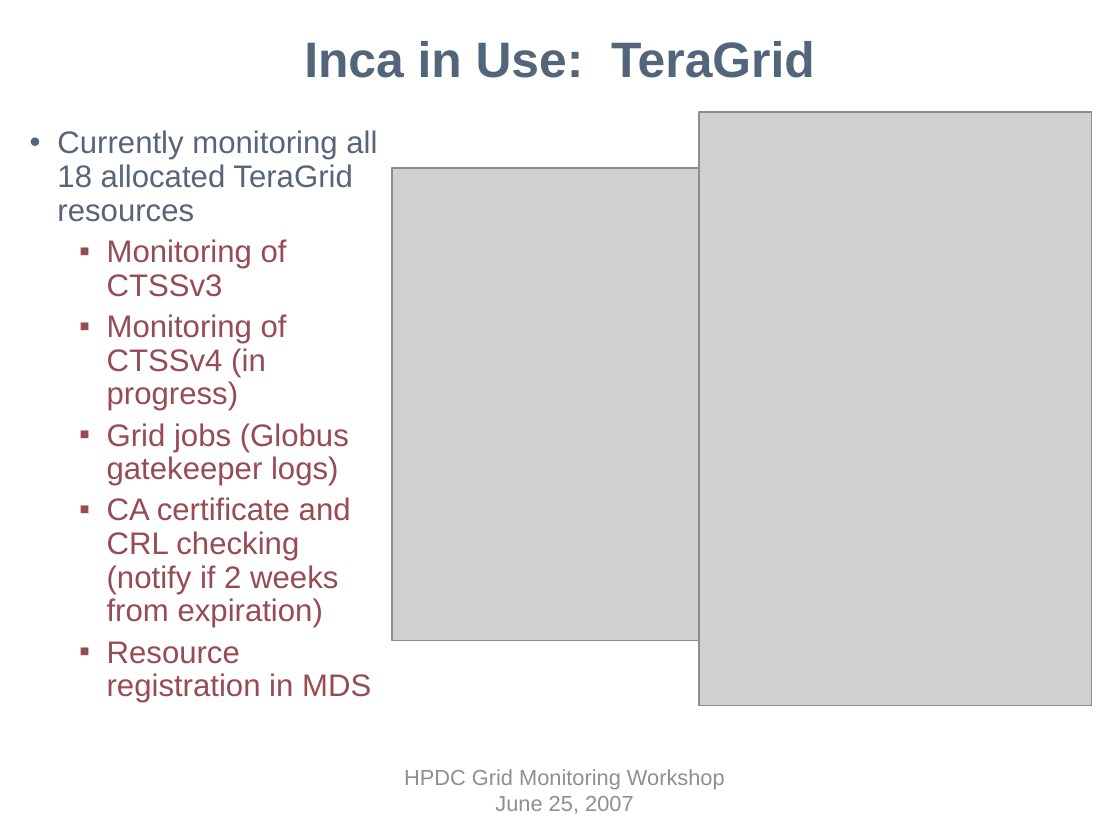
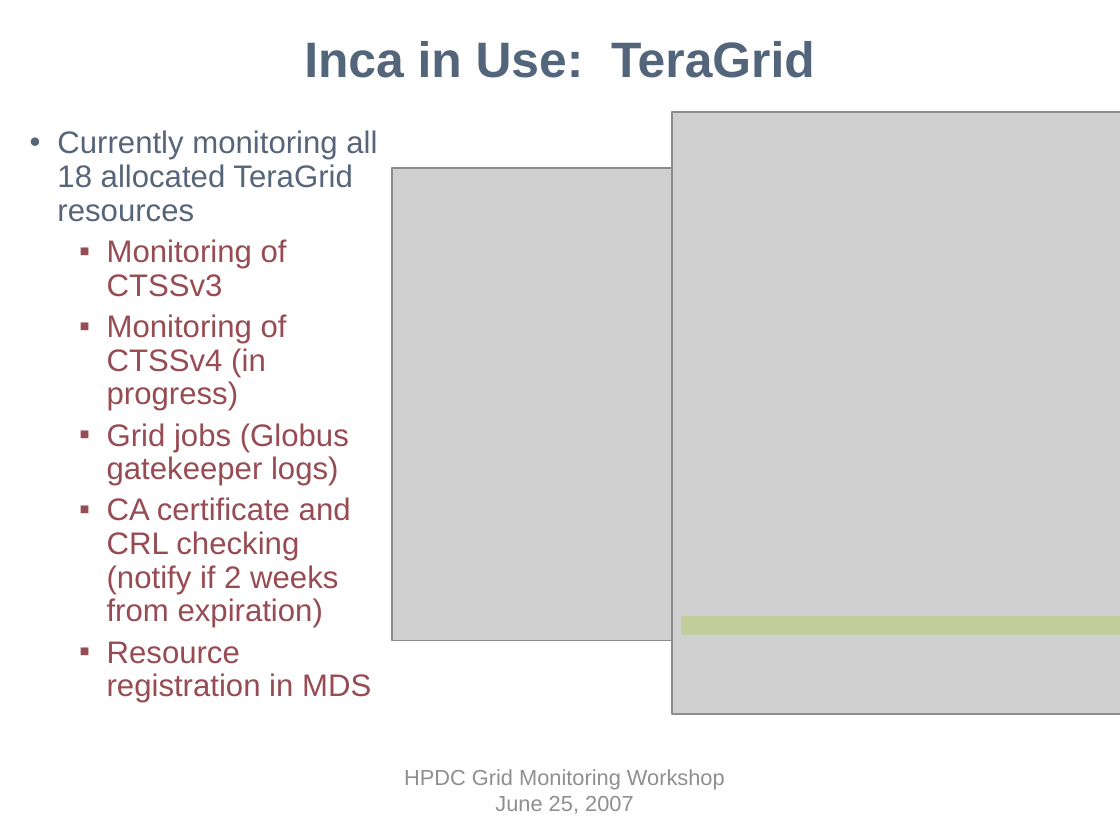
Before and after one commit to IncaProject/inca-xsede, a slide deck: slide 11 of talks/inca-gmw07.ppt. Drawn at 1120x840 pixels with LibreOffice and Linux fonts; fonts in the diff are those of the drawing; grey boxes stand for pictures; background and template pictures are left out. Boxes give left, top, right and bottom in pixels: in the first picture for what was removed or moved away, otherwise in the second. Text is boxed around its words. In the diff, an @@ line names an element or a change of style, - is before the commit and + after.

```diff
--- a/talks/inca-gmw07.ppt
+++ b/talks/inca-gmw07.ppt
@@ picture: place and size @@
-picture at <box>699,112,1092,706</box>
+picture at <box>672,112,1120,715</box>
@@ rectangle added at <box>681,616,1120,635</box>, fill #99CC00 at 25% opacity @@
```
Also in this commit, not shown: 2 other slides changed, 1 other file.
